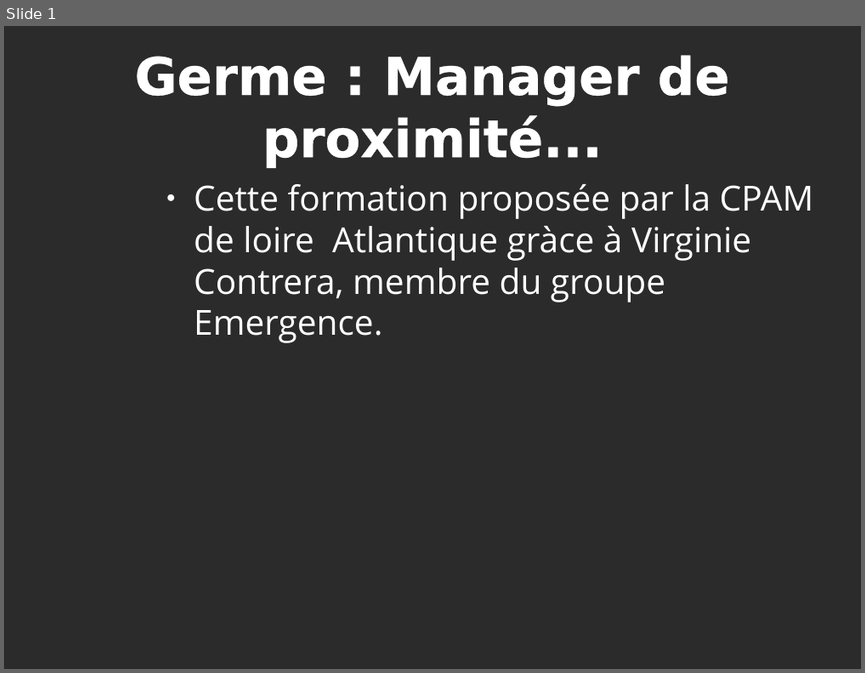
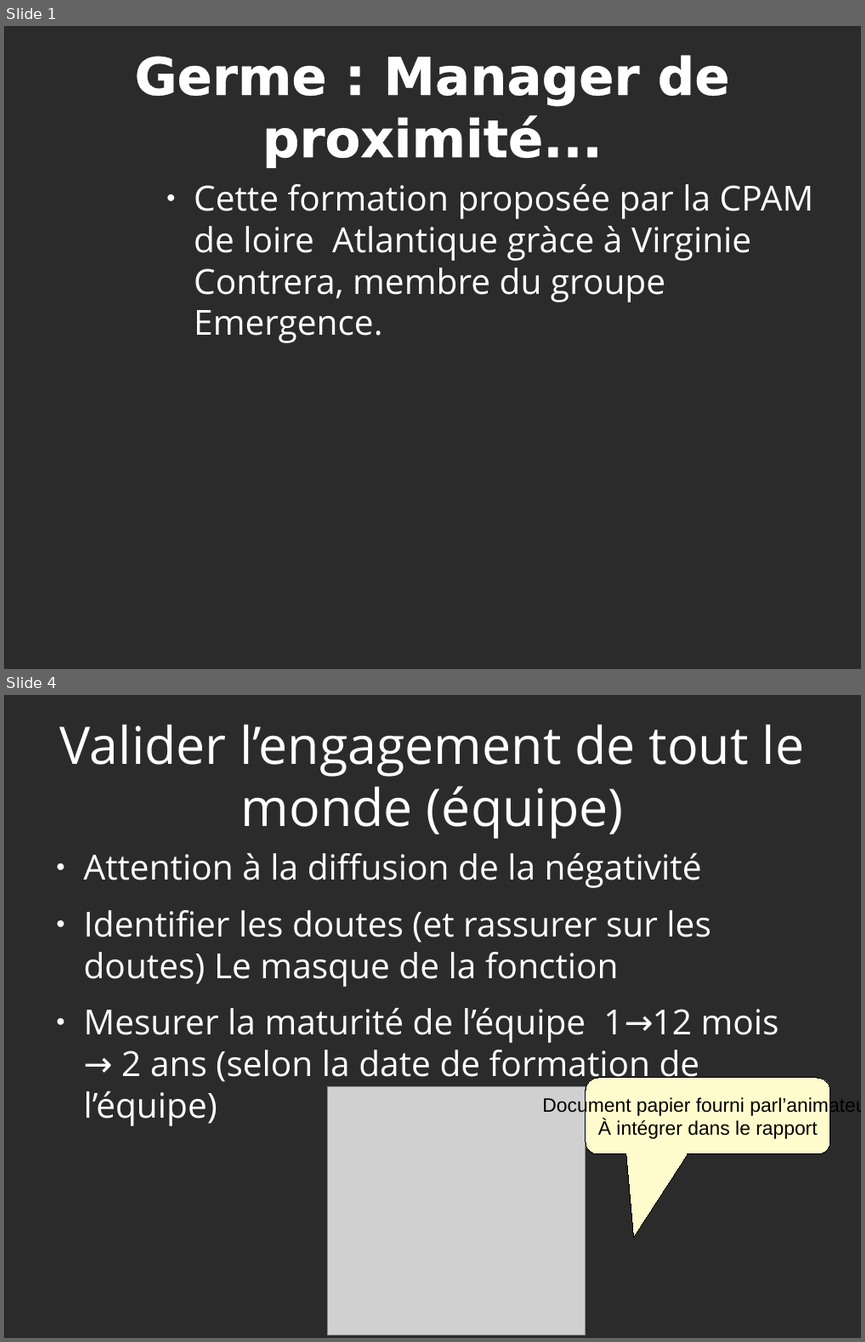
Before and after one commit to heylve/documents, a slide deck: germe/germe_formation.odp. Shown one above the other, each under a label of ours: slide 1 before the commit, slides 1 and 4 after it; the slides between them are not shown. The pictures are 865x673 and 865x1342 pixels, drawn with LibreOffice and Linux fonts; fonts in the diff are those of the drawing; grey boxes stand for pictures; background and template pictures are left out; a plain dark background stands for a picture behind light text. Boxes give left, top, right and bottom in pixels: in the first picture for what was removed or moved away, otherwise in the second. Text is boxed around its words. In the diff, an @@ line names an element or a change of style, - is before the commit and + after.

```diff
--- a/germe/germe_formation.odp
+++ b/germe/germe_formation.odp
@@ slide 4 added at bbox=[4, 695, 861, 1338], background picture (left out) @@
@@ title added at bbox=[60, 724, 805, 839], 48 pt, text #FFFFFF @@
+Valider l’engagement de tout le monde (équipe)
@@ text added at bbox=[84, 853, 779, 1126], 32 pt, text #FFFFFF @@
+● Attention à la diffusion de la négativité
+● Identifier les doutes (et rassurer sur les doutes) Le masque de la fonction
+● Mesurer la maturité de l’équipe 1→12 mois → 2 ans (selon la date de formation de l’équipe)
@@ picture added at bbox=[328, 1087, 585, 1335] @@
@@ rounded speech box added at bbox=[585, 1077, 830, 1154], fill #FFFBCC, outline #000000 0 pt, 18 pt, text #000000 @@
+Document papier fourni parl’animateur
+À intégrer dans le rapport
```
Also in this commit, not shown: 1 slide changed, 2 other slides added.
